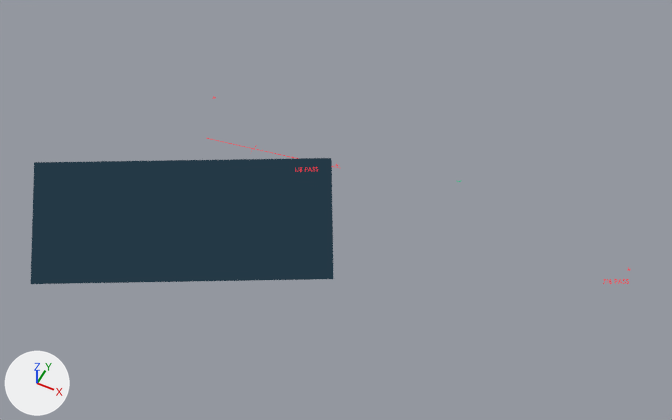
Two versions of the Blender file missionpcb_blender_demo/component_pass/missionpcb_three_cad_components.blend, one commit apart.
Camera for both pictures: a 50 mm lens placed at (111.0, -260.0, 325.0), pointed at (-10.0, -18.0, 23.0). Lighting does not change. The marker at lower left points along +X, +Y and +Z. The picture after the commit comes second. The same objects are shown in both versions, whatever each file hides.

Names of what the first picture shows: 'Dashboard surface Naive', 'Dashboard total MissionPCB', 'Dashboard total Naive' and 1 more.
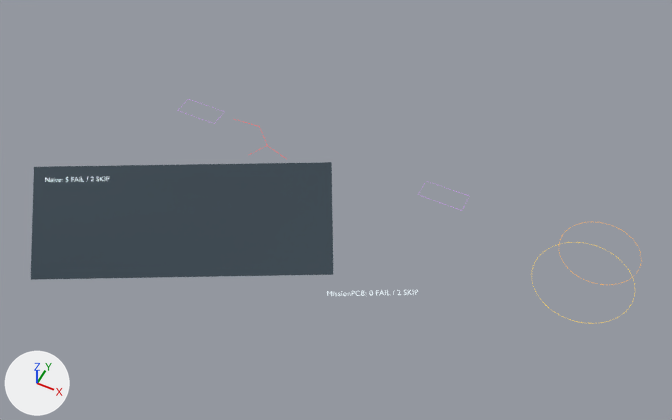
Boxes [x1, y1, x2, y2] around the edits, measured in the pictures (672 x 420 px):
'Dashboard surface Naive', recoloured, mesh rescaled (6% shorter): before [31, 158, 333, 284]; after [31, 162, 333, 280]
'Dashboard total MissionPCB', text changed, moved: before [603, 279, 629, 284]; after [327, 290, 418, 296]
'Dashboard total Naive', text changed: before [295, 167, 318, 172]; after [45, 177, 109, 182]
'Battery access marker MissionPCB A', reshaped (not visible before): after [559, 222, 641, 285]

Edits to the bpy script that builds the scene:
```text
Change me_dashboard_surface_naive:
    used by ob_dashboard_surface_naive; parent = ob_dashboard_naive; location = (0.0, 0.0, -0.25)
    remove me_dashboard_surface_naive.from_pydata(...)  # 8 vertices, 6 faces; spans x -66.0..66.0, y -27.0..27.0, z -0.2..0.2
    remove me_dashboard_surface_naive.materials.append(mat_dashboard_background)  # dark blue #243946
    add me_dashboard_surface_naive.from_pydata(...)  # 8 vertices, 6 faces; spans x -66.0..66.0, y -25.0..25.0, z -0.2..0.2
    me_dashboard_surface_naive part 1: the whole mesh is scaled about its middle by (1, 0.926, 1)
    add me_dashboard_surface_naive.materials.append(mat_engine_panel)  # dark blue #243946
Change cu_battery_access_marker_missionpcb_a:
    remove _sp.points.foreach_set('co', [42.3, -0.7, 10.0, 1.0, 43.7, 0.7, 10.0, 1.0])
    _sp: cu_battery_access_marker_missionpcb_a.splines.new('POLY'); _sp.points.add(1) -> cu_battery_access_marker_missionpcb_a.splines.new('POLY'); _sp.points.add(64)
    add _sp.points.foreach_set('co', [47.0, 9.0, 4.0, 1.0, 46.91, 10.76, 4.0, 1.0, 46.65, 12.51, 4.0, 1.0, 46.22, 14.23, 4.0, 1.0, 45.63, 15.89, 4.0, 1.0, 44.87, 17.49, 4.0, 1.0, 43.97, 19.0, 4.0, 1.0, 42.91, 20.42, 4.0, 1.0, 41.73, 21.73, 4.0, 1.0, 40.42, 22.91, 4.0, 1.0, 39.0, 23.97, 4.0, 1.0, 37.49, 24.87, 4.0, 1.0, 35.89, 25.63, 4.0, 1.0, 34.23, 26.22, 4.0, 1.0, 32.51, 26.65, 4.0, 1.0, 30.76, 26.91, 4.0, 1.0, 29.0, 27.0, 4.0, 1.0, 27.24, 26.91, 4.0, 1.0, 25.49, 26.65, 4.0, 1.0, 23.77, 26.22, 4.0, 1.0, 22.11, 25.63, 4.0, 1.0, 20.51, 24.87, 4.0, 1.0, 19.0, 23.97, 4.0, 1.0, 17.58, 22.91, 4.0, 1.0, 16.27, 21.73, 4.0, 1.0, 15.09, 20.42, 4.0, 1.0, 14.03, 19.0, 4.0, 1.0, 13.13, 17.49, 4.0, 1.0, 12.37, 15.89, 4.0, 1.0, 11.78, 14.23, 4.0, 1.0, 11.35, 12.51, 4.0, 1.0, 11.09, 10.76, 4.0, 1.0, 11.0, 9.0, 4.0, 1.0, 11.09, 7.236, 4.0, 1.0, 11.35, 5.488, 4.0, 1.0, 11.78, 3.775, 4.0, 1.0, 12.37, 2.112, 4.0, 1.0, 13.13, 0.515, 4.0, 1.0, 14.03, -1.0, 4.0, 1.0, 15.09, -2.419, 4.0, 1.0, 16.27, -3.728, 4.0, 1.0, 17.58, -4.914, 4.0, 1.0, 19.0, -5.966, 4.0, 1.0, 20.51, -6.875, 4.0, 1.0, 22.11, -7.63, 4.0, 1.0, 23.77, -8.225, 4.0, 1.0, 25.49, -8.654, 4.0, 1.0, 27.24, -8.913, 4.0, 1.0, 29.0, -9.0, 4.0, 1.0, 30.76, -8.913, 4.0, 1.0, 32.51, -8.654, 4.0, 1.0, 34.23, -8.225, 4.0, 1.0, 35.89, -7.63, 4.0, 1.0, 37.49, -6.875, 4.0, 1.0, 39.0, -5.966, 4.0, 1.0, 40.42, -4.914, 4.0, 1.0, 41.73, -3.728, 4.0, 1.0, 42.91, -2.419, 4.0, 1.0, 43.97, -1.0, 4.0, 1.0, 44.87, 0.515, 4.0, 1.0, 45.63, 2.112, 4.0, 1.0, 46.22, 3.775, 4.0, 1.0, 46.65, 5.488, 4.0, 1.0, 46.91, 7.236, 4.0, 1.0, 47.0, 9.0, 4.0, 1.0])
    remove cu_battery_access_marker_missionpcb_a.materials.append(mat_fail)  # red #ed3c4b
    add cu_battery_access_marker_missionpcb_a.materials.append(mat_engine_overlay_missionpcb1)  # orange #f9b359
    cu_battery_access_marker_missionpcb_a.bevel_depth: 0.15 -> 0.08
Change txt_dashboard_total_missionpcb:
    remove txt_dashboard_total_missionpcb.materials.append(mat_fail)  # red #ed3c4b
    remove txt_dashboard_total_missionpcb.align_x = 'RIGHT'
    txt_dashboard_total_missionpcb.body: '7/8 PASS' -> 'MissionPCB: 0 FAIL / 2 SKIP'
    add txt_dashboard_total_missionpcb.materials.append(mat_engine_white)  # white #edf9ff
    txt_dashboard_total_missionpcb.size: 2.8 -> 3.0
Change txt_dashboard_total_naive:
    remove txt_dashboard_total_naive.materials.append(mat_fail)  # red #ed3c4b
    remove txt_dashboard_total_naive.align_x = 'RIGHT'
    txt_dashboard_total_naive.body: '1/8 PASS' -> 'Naive: 5 FAIL / 2 SKIP'
    add txt_dashboard_total_naive.materials.append(mat_engine_white)  # white #edf9ff
    txt_dashboard_total_naive.size: 2.8 -> 3.0
Change ob_dashboard_total_missionpcb:
    ob_dashboard_total_missionpcb.location: (60.0, 21.0, 0.1) -> (-61.0, 18.0, 0.1)
```
